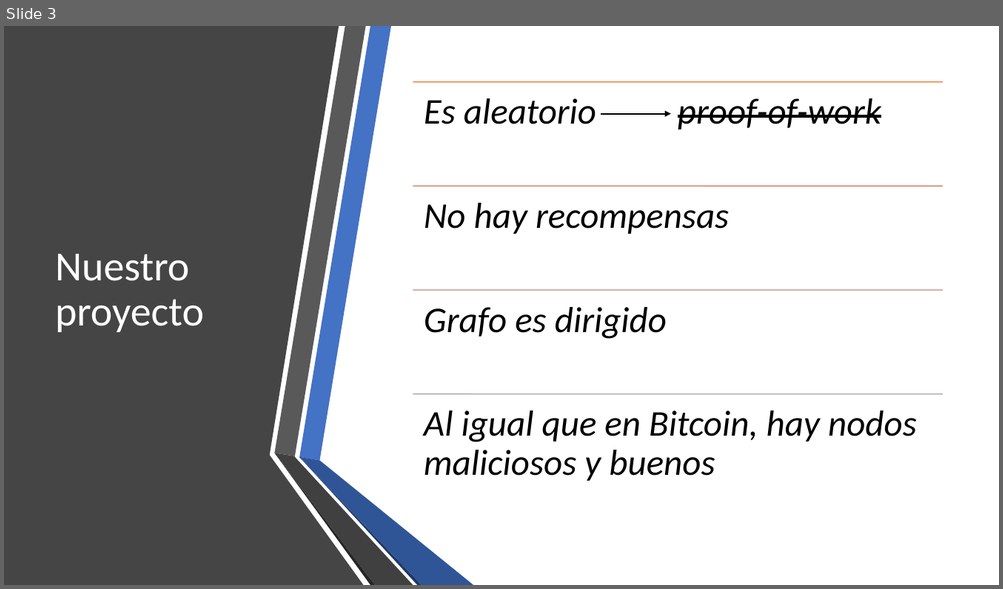
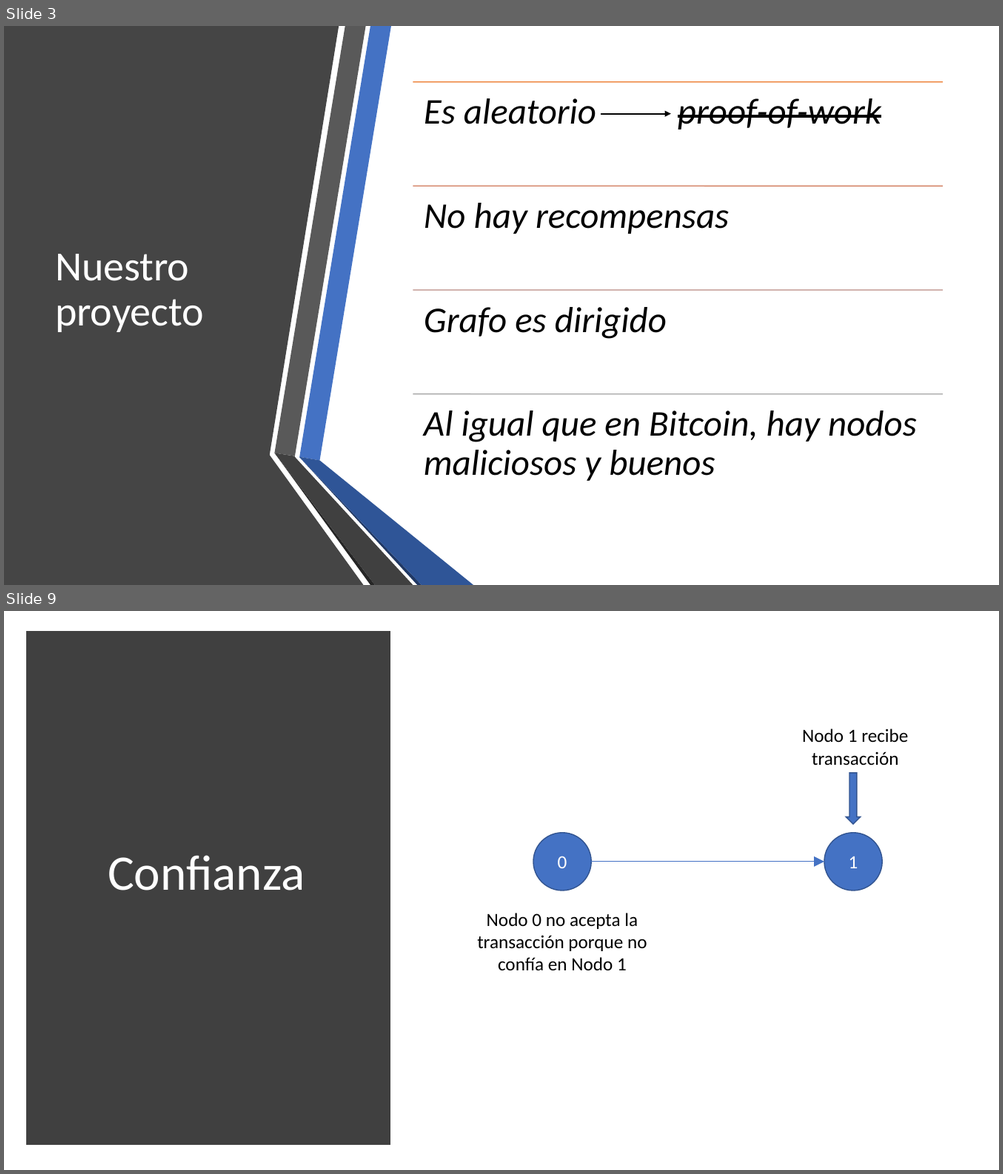
Before and after one commit to jtvigneaux/proyecto-1-criptomonedas, a slide deck: Presentación/Presentación.pptx. Shown one above the other, each under a label of ours: slide 3 before the commit, slides 3 and 9 after it; the slides between them are not shown. The pictures are 1003x589 and 1003x1174 pixels, drawn with LibreOffice and Linux fonts; fonts in the diff are those of the drawing. Boxes give left, top, right and bottom in pixels: in the first picture for what was removed or moved away, otherwise in the second. Text is boxed around its words. In the diff, an @@ line names an element or a change of style, - is before the commit and + after.

```diff
--- a/Presentación/Presentación.pptx
+++ b/Presentación/Presentación.pptx
@@ slide 9 added at (x1=4, y1=611, x2=999, y2=1170), background #FFFFFF @@
@@ rectangle added at (x1=31, y1=636, x2=385, y2=1141), fill #404040, outline #404040 10 pt @@
@@ text added at (x1=802, y1=729, x2=908, y2=766), 18 pt, text #000000 @@
+Nodo 1 recibe transacción
@@ down arrow added at (x1=845, y1=773, x2=859, y2=824), fill #4472C4, outline #325491 1 pt @@
@@ ellipse added at (x1=533, y1=832, x2=591, y2=891), fill #4472C4, outline #325491 1 pt, 18 pt, text #FFFFFF @@
+0
@@ ellipse added at (x1=824, y1=832, x2=882, y2=891), fill #4472C4, outline #325491 1 pt, 18 pt, text #FFFFFF @@
+1
@@ title added at (x1=108, y1=855, x2=305, y2=891), 48 pt, text #FFFFFF @@
+Confianza
@@ arrow added from (591, 862) to (824, 862), #4472C4 0.5 pt @@
@@ text added at (x1=477, y1=913, x2=646, y2=971), 18 pt, text #000000 @@
+Nodo 0 no acepta la transacción porque no confía en Nodo 1
```
Also in this commit, not shown: 1 slide changed, 19 other slides added, 2 other files.
